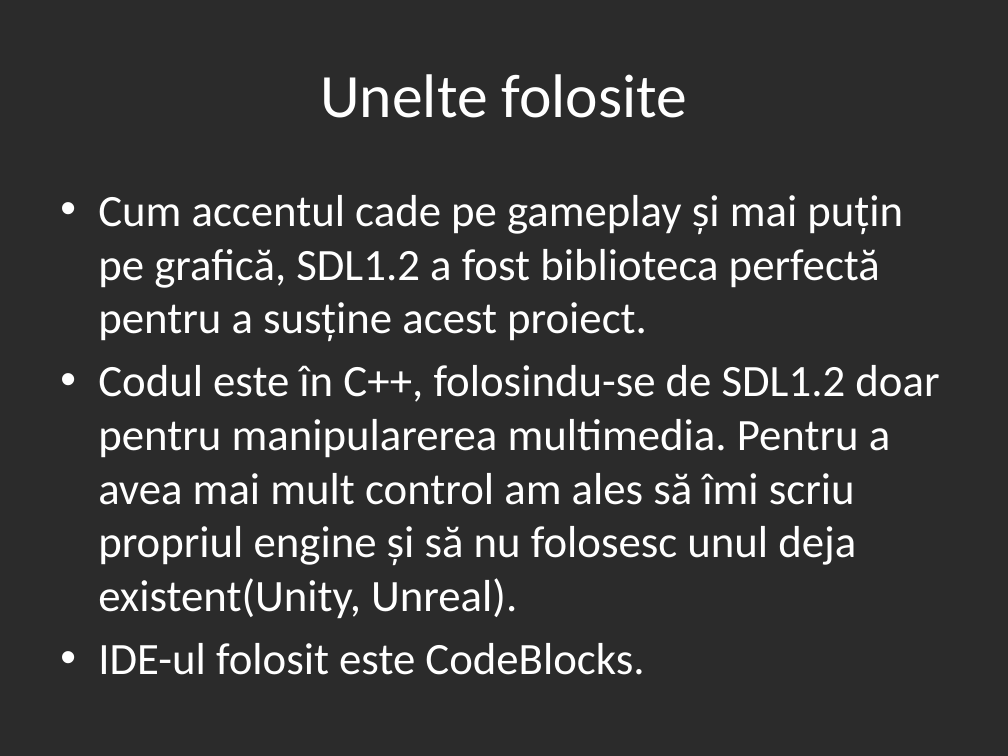
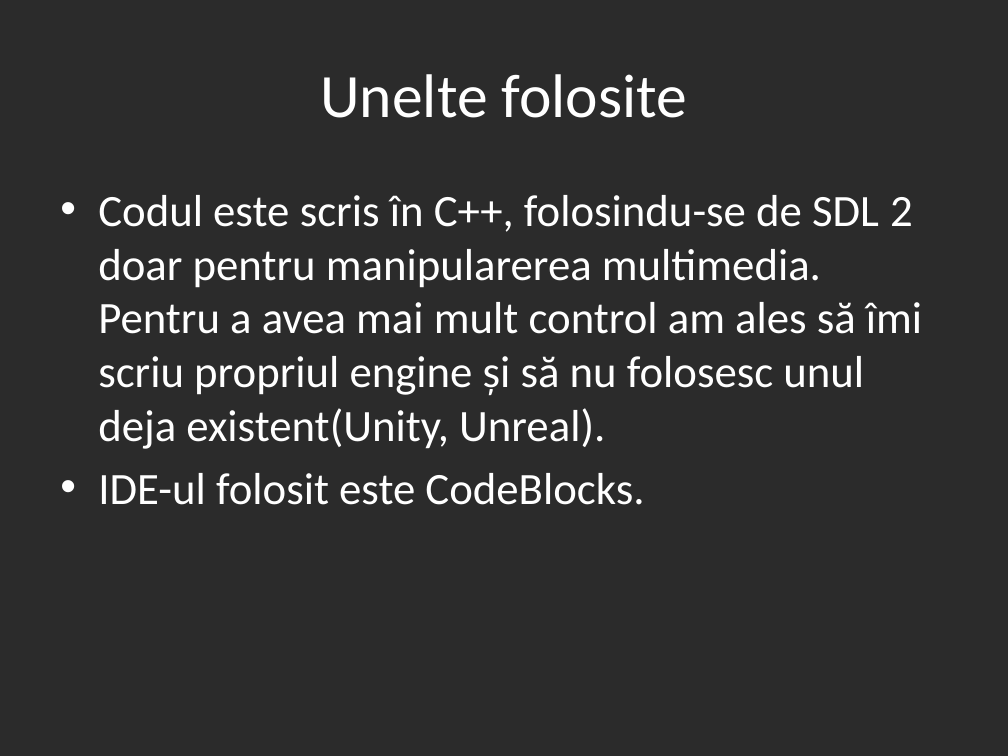
Before and after one commit to PixelRetroGames-org/Pixel-World---Duel-Mode---Launcher-v2, a slide deck: slide 5 of PRG Presentation(RO).pptx. Drawn at 1008x756 pixels with LibreOffice and Linux fonts; fonts in the diff are those of the drawing; background and template pictures are left out; a plain dark background stands for a picture behind light text. Boxes give left, top, right and bottom in pixels: in the first picture for what was removed or moved away, otherwise in the second. Text is boxed around its words. In the diff, an @@ line names an element or a change of style, - is before the commit and + after.

```diff
--- a/PRG Presentation(RO).pptx
+++ b/PRG Presentation(RO).pptx
@@ text at (98,195,922,449): text changed @@
-• Cum accentul cade pe gameplay și mai puțin pe grafică, SDL1.2 a fost biblioteca perfectă pentru a susține acest proiect.
-• Codul este în C++, folosindu-se de SDL1.2 doar pentru manipularerea multimedia. Pentru a avea mai mult control am ales să îmi scriu propriul engine și să nu folosesc unul deja existent(Unity, Unreal).
+• Codul este scris în C++, folosindu-se de SDL 2 doar pentru manipularerea multimedia. Pentru a avea mai mult control am ales să îmi scriu propriul engine și să nu folosesc unul deja existent(Unity, Unreal).
```
Also in this commit, not shown: 3 other slides changed, 4 slides added, 12 other files.
